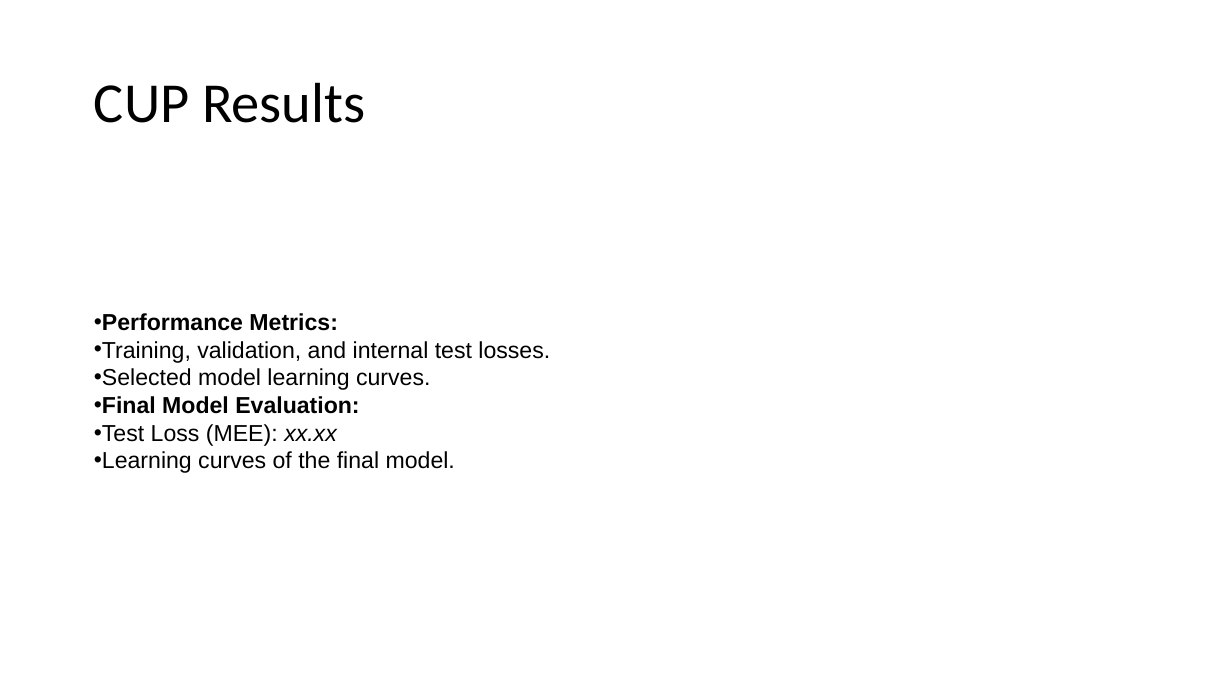
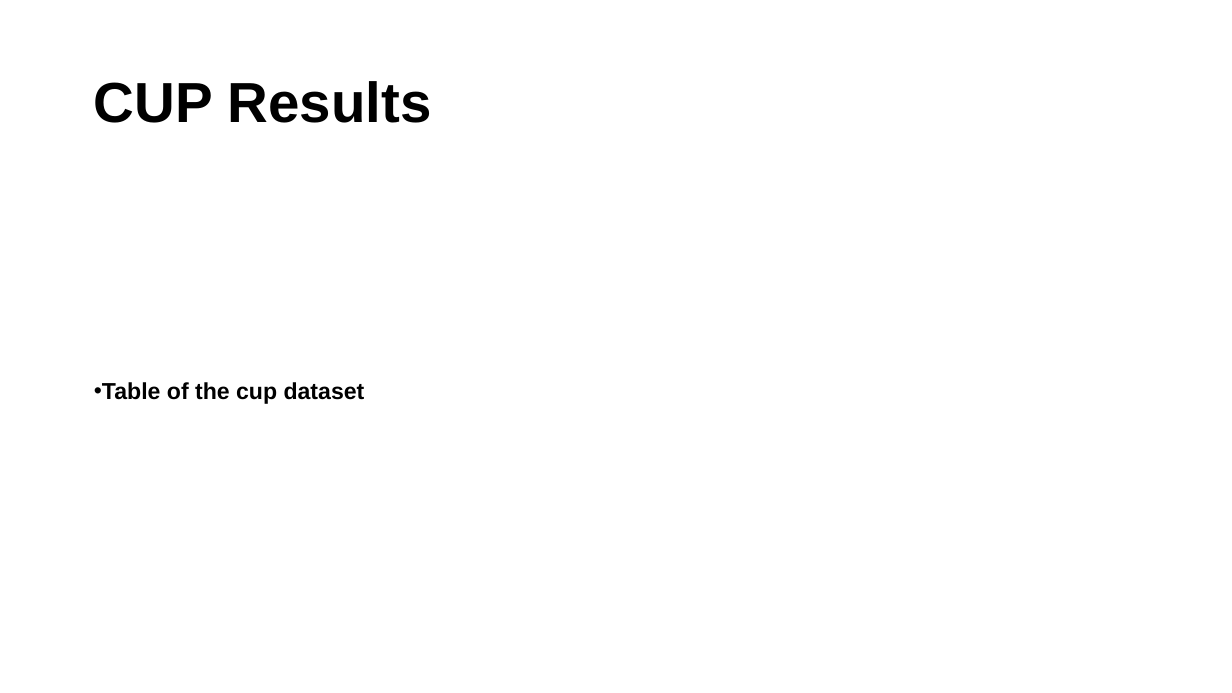
Before and after one commit to Tsion-Ketema/Machine_learning_project_2024, a slide deck: slide 15 of report_slide.pptx (slide 10 before the commit). Drawn at 1232x693 pixels with LibreOffice and Linux fonts; fonts in the diff are those of the drawing. Boxes give left, top, right and bottom in pixels: in the first picture for what was removed or moved away, otherwise in the second. Text is boxed around its words. In the diff, an @@ line names an element or a change of style, - is before the commit and + after.

```diff
--- a/report_slide.pptx
+++ b/report_slide.pptx
@@ title "CUP Results" at [94, 81, 432, 123]: font Calibri to Arial, bold on @@
@@ text at [102, 382, 365, 404]: text changed; bold on @@
-• Performance Metrics:
-• Training, validation, and internal test losses.
-• Selected model learning curves.
-• Final Model Evaluation:
-• Test Loss (MEE): xx.xx
-• Learning curves of the final model.
+• Table of the cup dataset
```
Also in this commit, not shown: 7 other slides changed, 8 slides added, 3 slides removed, 56 other files.
